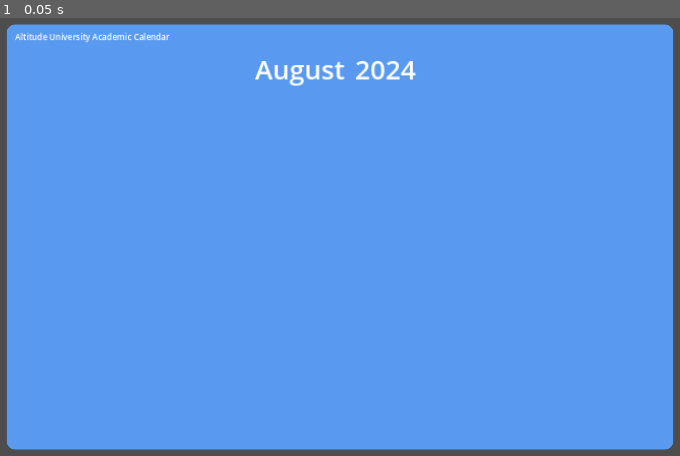
Above: before the commit, frame 1.
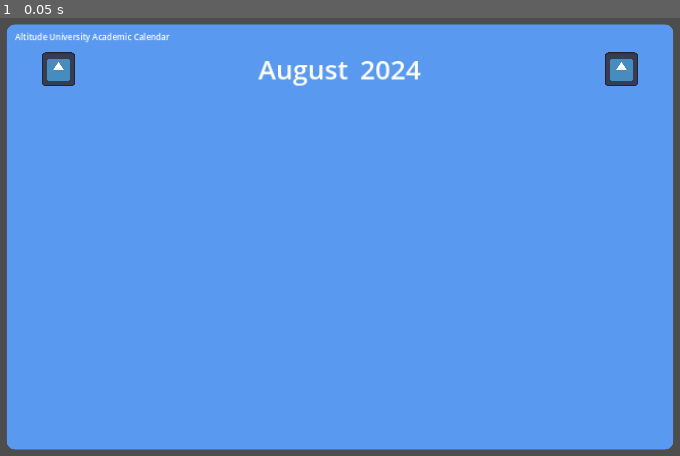
Above: after the commit, the same moment.

Repository: kyle-hessel/godot-narrative-prototype
Game: Godot game, scene res://scenes/UI/calendar_ui.tscn
The game is run twice, just before and just after one commit, with the same random seed, the same clock (stepped at 60 frames per second) and the same inputs. This scene is started directly instead of the project's main scene. The engine's default icon, where the game draws it, is replaced by a stand-in: a white triangle on a blue panel in a dark square.
Inputs:
- Up to frame 1 (0.05 s): no input

The runs differ from the first frame. In frame 1, 1.4% of the frame differs, in the area x 6-94%, y 7-16%.
Error in both runs: Invalid access to property or key 'current_year_num' on a base object of type 'Nil'. (res://scripts/UI/calendar_ui.gd:5)

Commit message:
Added calendar_arrow_ui with test icons to the calendar, along with signal hooks in place for calling back up to calendar_ui in the form of _month_left (backwards in time once implemented) and month_right (forwards in time once implemented).

Diff:
--- /dev/null
+++ b/scenes/UI/calendar_arrow_ui.tscn
@@ -0,0 +1,30 @@
+[gd_scene load_steps=3 format=3 uid="uid://bjxlplnjacyae"]
+
+[ext_resource type="Script" path="res://scripts/UI/calendar_arrow_ui.gd" id="1_1ktj7"]
+[ext_resource type="Texture2D" uid="uid://clu2id2a758qa" path="res://icon.svg" id="1_kwcro"]
+
+[node name="CalendarArrowUI" type="Control"]
+layout_mode = 3
+anchors_preset = 0
+size_flags_horizontal = 4
+script = ExtResource("1_1ktj7")
+
+[node name="TextureRect" type="TextureRect" parent="."]
+layout_mode = 1
+anchors_preset = 8
+anchor_left = 0.5
+anchor_top = 0.5
+anchor_right = 0.5
+anchor_bottom = 0.5
+offset_left = -40.5
+offset_top = -40.5
+offset_right = 40.5
+offset_bottom = 40.5
+grow_horizontal = 2
+grow_vertical = 2
+texture = ExtResource("1_kwcro")
+expand_mode = 1
+
+[connection signal="gui_input" from="." to="." method="_on_gui_input"]
+[connection signal="mouse_entered" from="." to="." method="_on_mouse_entered"]
+[connection signal="mouse_exited" from="." to="." method="_on_mouse_exited"]
--- a/scenes/UI/calendar_ui.tscn
+++ b/scenes/UI/calendar_ui.tscn
@@ -1,7 +1,8 @@
-[gd_scene load_steps=3 format=3 uid="uid://cyxhch875vcai"]
+[gd_scene load_steps=4 format=3 uid="uid://cyxhch875vcai"]
 
 [ext_resource type="Theme" uid="uid://b2s7haww6nd6t" path="res://assets/UI/calendar_theme.tres" id="1_r46mo"]
 [ext_resource type="Script" path="res://scripts/UI/calendar_ui.gd" id="1_x5g1r"]
+[ext_resource type="PackedScene" uid="uid://bjxlplnjacyae" path="res://scenes/UI/calendar_arrow_ui.tscn" id="3_pt150"]
 
 [node name="CalendarCanvas" type="CanvasLayer"]
 script = ExtResource("1_x5g1r")
@@ -43,10 +44,14 @@
 [node name="TitleHBox" type="HBoxContainer" parent="CalendarOutsideMargin/CalendarContainer/CalendarInsideMargin/CalendarVBox"]
 layout_mode = 2
 
+[node name="CalendarArrowUILeft" parent="CalendarOutsideMargin/CalendarContainer/CalendarInsideMargin/CalendarVBox/TitleHBox" instance=ExtResource("3_pt150")]
+layout_mode = 2
+size_flags_horizontal = 6
+
 [node name="LeftMonthTitleSpacer" type="Control" parent="CalendarOutsideMargin/CalendarContainer/CalendarInsideMargin/CalendarVBox/TitleHBox"]
 layout_mode = 2
 size_flags_horizontal = 3
-size_flags_stretch_ratio = 2.0
+size_flags_stretch_ratio = 1.75
 
 [node name="MonthTitle" type="Label" parent="CalendarOutsideMargin/CalendarContainer/CalendarInsideMargin/CalendarVBox/TitleHBox"]
 layout_mode = 2
@@ -55,6 +60,11 @@
 theme_type_variation = &"HeaderMedium"
 text = "August"
 horizontal_alignment = 1
+
+[node name="MiddleMonthTitleSpacer" type="Control" parent="CalendarOutsideMargin/CalendarContainer/CalendarInsideMargin/CalendarVBox/TitleHBox"]
+layout_mode = 2
+size_flags_horizontal = 3
+size_flags_stretch_ratio = 0.1
 
 [node name="YearTitle" type="Label" parent="CalendarOutsideMargin/CalendarContainer/CalendarInsideMargin/CalendarVBox/TitleHBox"]
 layout_mode = 2
@@ -68,7 +78,11 @@
 [node name="RightMonthTitleSpacer" type="Control" parent="CalendarOutsideMargin/CalendarContainer/CalendarInsideMargin/CalendarVBox/TitleHBox"]
 layout_mode = 2
 size_flags_horizontal = 3
-size_flags_stretch_ratio = 2.0
+size_flags_stretch_ratio = 1.75
+
+[node name="CalendarArrowUIRight" parent="CalendarOutsideMargin/CalendarContainer/CalendarInsideMargin/CalendarVBox/TitleHBox" instance=ExtResource("3_pt150")]
+layout_mode = 2
+size_flags_horizontal = 6
 
 [node name="MonthTitleBufferBottom" type="Control" parent="CalendarOutsideMargin/CalendarContainer/CalendarInsideMargin/CalendarVBox"]
 custom_minimum_size = Vector2(0, 120)
--- /dev/null
+++ b/scripts/UI/calendar_arrow_ui.gd
@@ -0,0 +1,30 @@
+extends Control
+
+class_name CalendarArrowUI
+
+# simple bool to decide if arrow goes back or forwards in time (right = forward)
+var dir_right: bool = true
+
+var is_mouse_entered: bool = false
+
+signal on_click
+
+func _ready():
+	pass
+
+
+func _process(delta):
+	pass
+
+
+func _on_mouse_entered():
+	is_mouse_entered = true
+
+
+func _on_mouse_exited():
+	is_mouse_entered = false
+
+
+func _on_gui_input(event: InputEvent):
+	if is_mouse_entered && event.is_action_pressed("gui_select"):
+		emit_signal("on_click")
--- a/scripts/UI/calendar_ui.gd
+++ b/scripts/UI/calendar_ui.gd
@@ -6,6 +6,9 @@
 var calendar_month_num: int = GameManager.calendar_manager.current_month_num
 @onready var month_title: Label = $CalendarOutsideMargin/CalendarContainer/CalendarInsideMargin/CalendarVBox/TitleHBox/MonthTitle
 @onready var year_title: Label = $CalendarOutsideMargin/CalendarContainer/CalendarInsideMargin/CalendarVBox/TitleHBox/YearTitle
+@onready var arrow_left: CalendarArrowUI = $CalendarOutsideMargin/CalendarContainer/CalendarInsideMargin/CalendarVBox/TitleHBox/CalendarArrowUILeft
+@onready var arrow_right: CalendarArrowUI = $CalendarOutsideMargin/CalendarContainer/CalendarInsideMargin/CalendarVBox/TitleHBox/CalendarArrowUIRight
+
 var date_entry: PackedScene = preload("res://scenes/UI/date_ui.tscn")
 
 func _ready():
@@ -13,8 +16,14 @@
 
 	month_title.text = GameManager.calendar_manager.month.title
 	year_title.text = str(GameManager.calendar_manager.year.number)
+	arrow_left.dir_right = false # only set the left arrow, right defaults to true
+	arrow_left.on_click.connect(_month_left)
+	arrow_right.on_click.connect(_month_right)
 
 	generate_date_grid()
+
+func _exit_tree():
+	Input.mouse_mode = Input.MOUSE_MODE_CAPTURED
 
 func generate_date_grid() -> void:
 	var current_day: int = GameManager.calendar_manager.current_day_num
@@ -28,5 +37,8 @@
 		if d == current_day:
 			date_inst.date_panel.modulate = "d6b247"
 
-func _exit_tree():
-	Input.mouse_mode = Input.MOUSE_MODE_CAPTURED
+func _month_left() -> void:
+	print("back in time!")
+
+func _month_right() -> void:
+	print("forward in time!")
--- a/scripts/managers/calendar_manager.gd
+++ b/scripts/managers/calendar_manager.gd
@@ -16,7 +16,6 @@
 	# first time current date load on game startup. loads everything (day/month/year) by default.
 	load_current_date()
 	print_date_info()
-
 
 
 func _process(delta) -> void:
